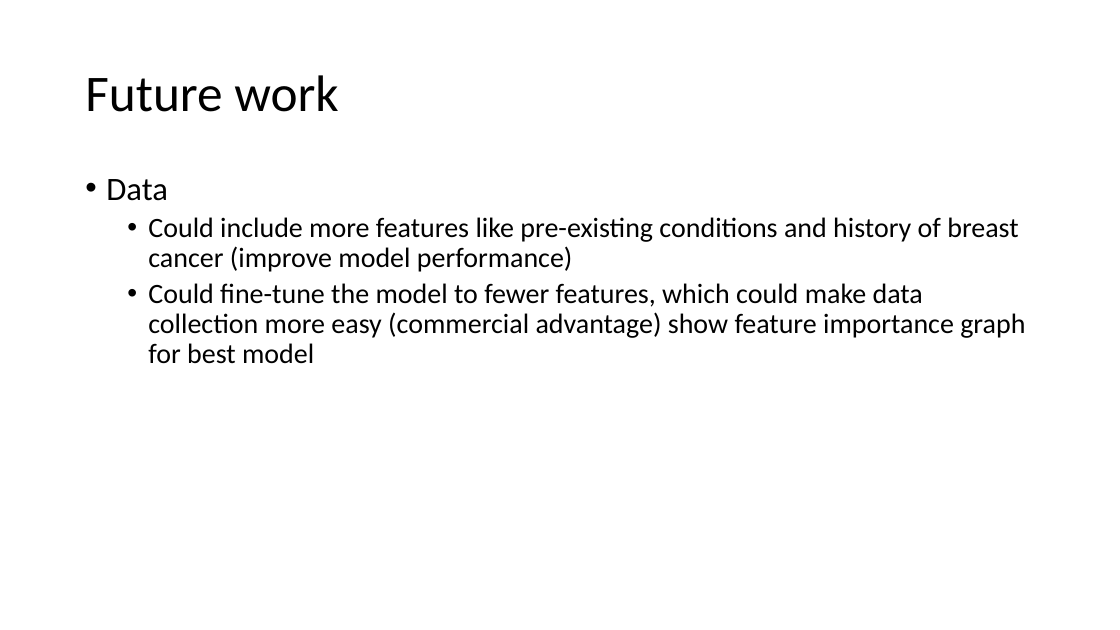
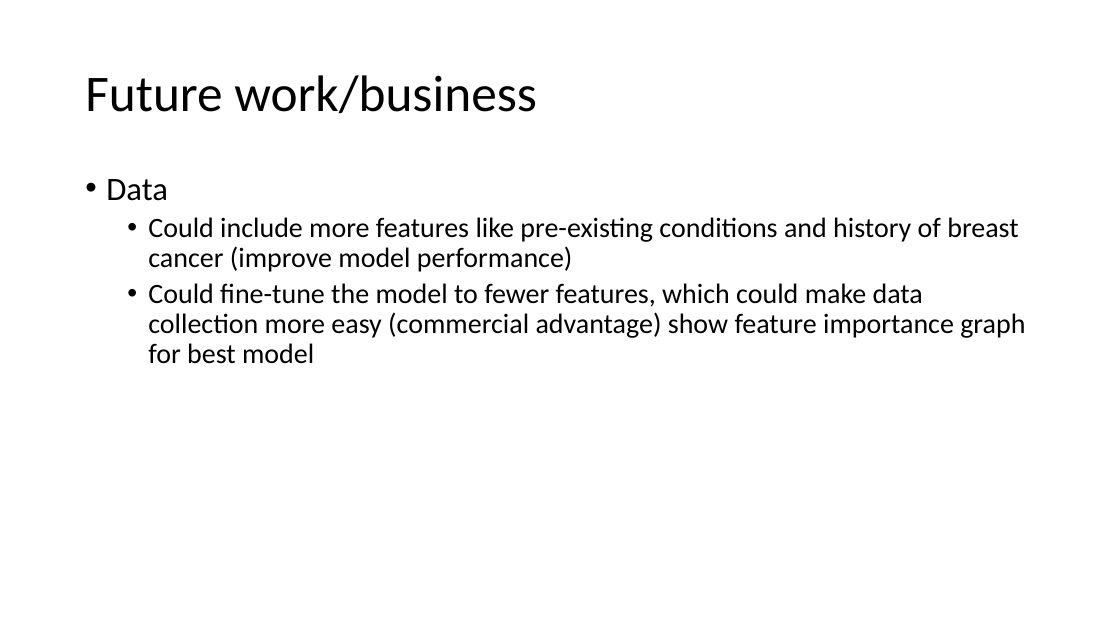
Before and after one commit to DaniiClarkee/Team4_CFG, a slide deck: slide 10 of Team4_presentation.pptx (slide 5 before the commit). Drawn at 1120x630 pixels with LibreOffice and Linux fonts; fonts in the diff are those of the drawing. Boxes give left, top, right and bottom in pixels: in the first picture for what was removed or moved away, otherwise in the second. Text is boxed around its words. In the diff, an @@ line names an element or a change of style, - is before the commit and + after.

```diff
--- a/Team4_presentation.pptx
+++ b/Team4_presentation.pptx
@@ title at (85, 75, 537, 114): text changed @@
-Future work
+Future work/business
```
Also in this commit, not shown: 2 other slides changed, 5 slides added, 10 other files.
